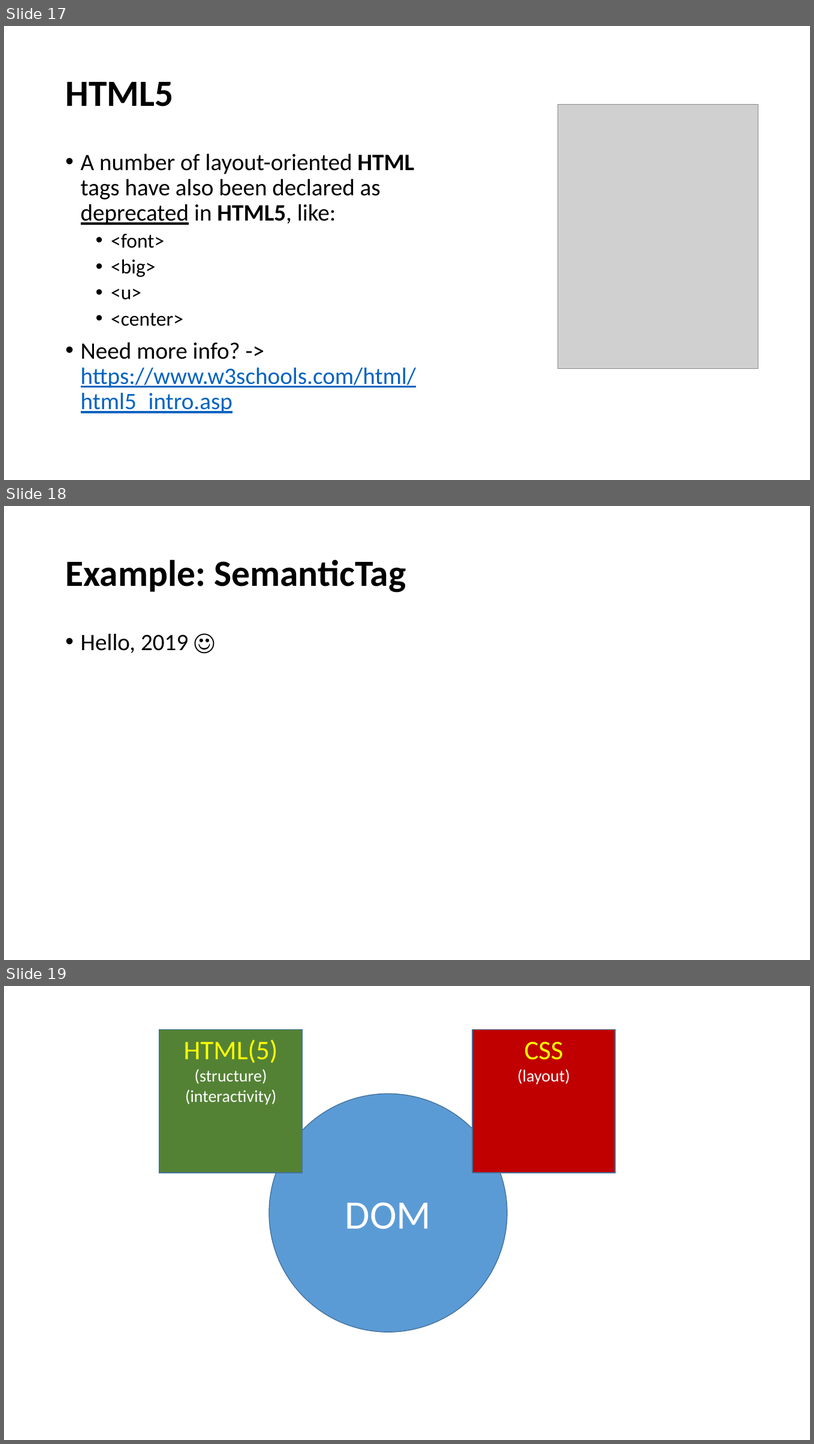
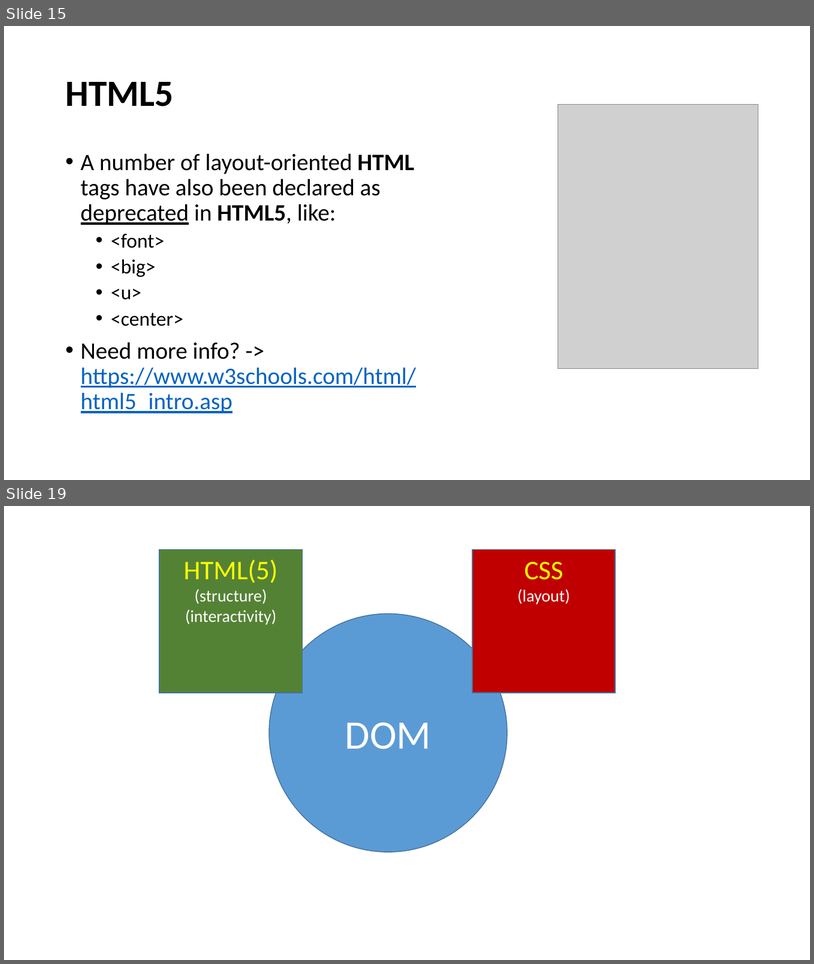
Before and after one commit to perl-easj/WebProg, a slide deck: 10_Intro/WebProg_ClassicWPReview.pptx. Shown one above the other, each under a label of ours: slides 17, 18 and 19 before the commit, slides 15 and 19 after it; the slides between them are not shown. The pictures are 814x1444 and 814x964 pixels, drawn with LibreOffice and Linux fonts; fonts in the diff are those of the drawing; grey boxes stand for pictures. Boxes give left, top, right and bottom in pixels: in the first picture for what was removed or moved away, otherwise in the second. Text is boxed around its words. In the diff, an @@ line names an element or a change of style, - is before the commit and + after.

```diff
--- a/10_Intro/WebProg_ClassicWPReview.pptx
+++ b/10_Intro/WebProg_ClassicWPReview.pptx
@@ slide 18 removed at (4, 506, 810, 960), background #FFFFFF @@
@@ title removed at (65, 559, 406, 592) @@
-Example: SemanticTag
@@ text removed at (81, 633, 188, 653) @@
-• Hello, 2019 ☺
@@ what was slide 17 is now slide 15 @@
```
Also in this commit, not shown: 2 slides changed, 5 slides added, 3 other slides removed, 5 other files.
